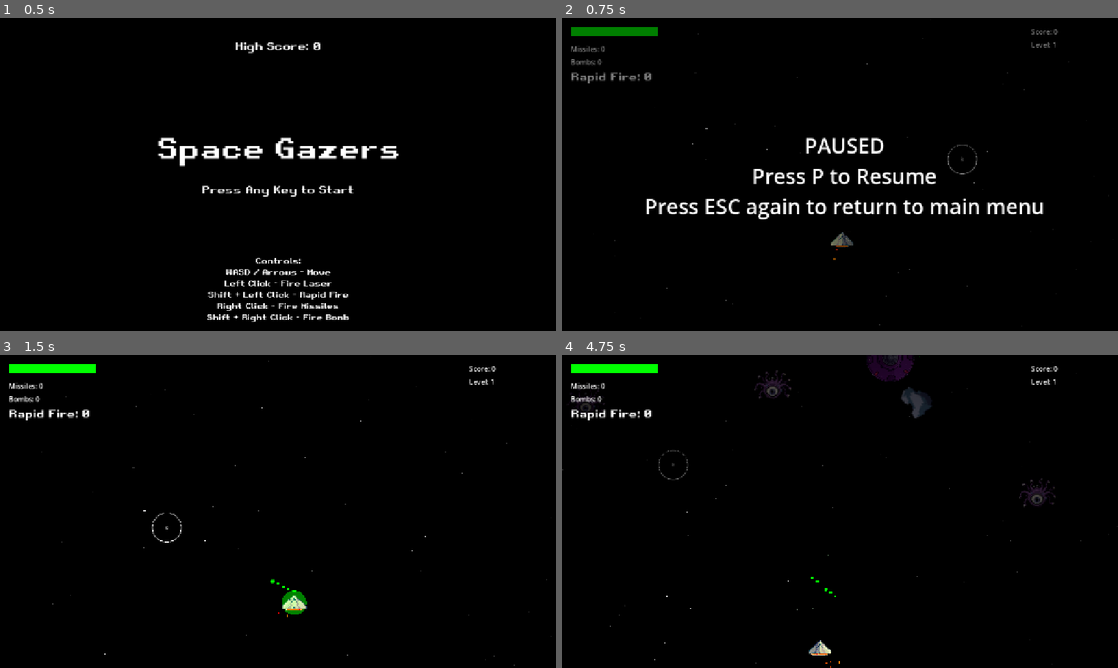
Above: before the commit, frames 1-4 (two rows, left to right).
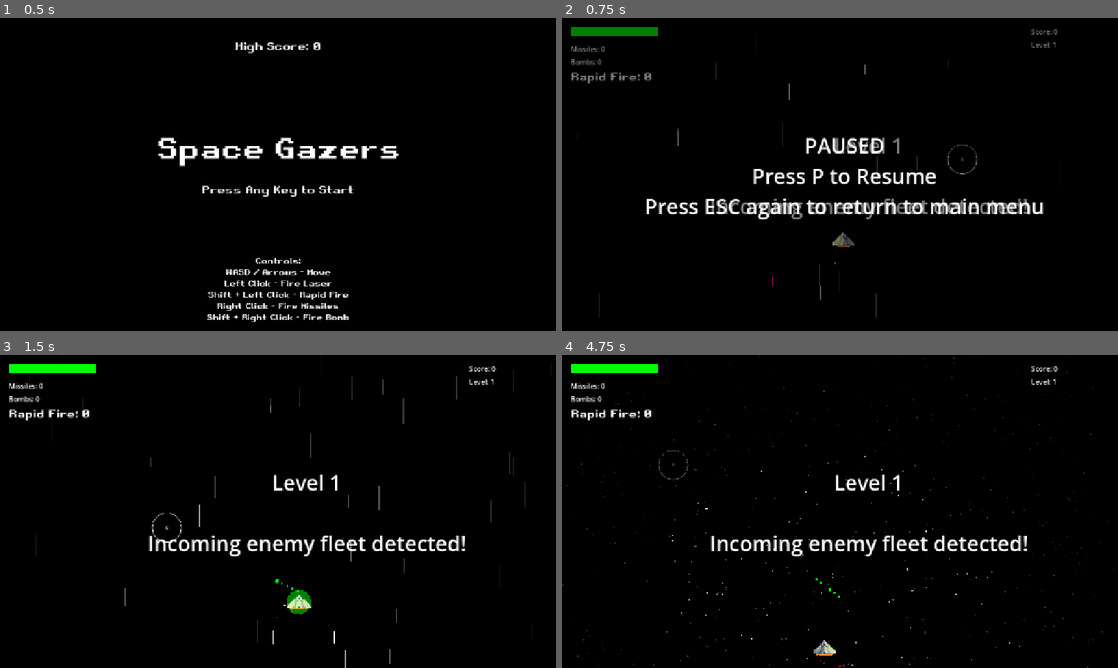
Above: after the commit, the same moments.

Repository: michaeldolearyjr/space-gazers
Game: Godot game, scene res://main_menu.tscn
The game is run twice, just before and just after one commit, with the same random seed, the same clock (stepped at 60 frames per second) and the same inputs. Sound files missing from this copy of the repository are replaced by a short silence.
Inputs (mouse positions are in pixels of both pictures, inside the frame that each line leads up to):
- Up to frame 1 (0.5 s): no input
- Up to frame 2 (0.75 s): tap Enter at 0.5 s; move the mouse to (962, 158) at 0.52 s; hold Right (ui_right) from 0.53 s (still down); tap P at 0.6 s; click (962, 158) at 0.67 s
- Up to frame 3 (1.5 s): tap P at 1.25 s; move the mouse to (166, 527) at 1.27 s; release Right (ui_right) at 1.28 s; hold Down (ui_down) from 1.28 s (still down); tap H at 1.35 s; click (166, 527) at 1.42 s
- Up to frame 4 (4.75 s): move the mouse to (895, 442) at 2.02 s; release Down (ui_down) at 2.03 s; hold Right (ui_right) 2.03-2.78 s; hold Shift 2.03-2.78 s; click (895, 442) at 2.17 s; move the mouse to (812, 574) at 2.77 s; hold Up (ui_up) 2.78-3.53 s; tap P at 2.85, 3.5, 4.25 s; click (812, 574) at 2.92 s; move the mouse to (1006, 558) at 3.52 s; hold Left (ui_left) from 3.53 s (still down); tap H at 3.6 s; click (1006, 558) at 3.67 s; tap Escape (ui_cancel) at 4.15 s; move the mouse to (673, 464) at 4.27 s; tap Shift at 4.35 s; click (673, 464) at 4.42 s

Frame 1 is identical in both runs. In frame 2, 1.3% of the frame differs, in the area x 2-96%, y 4-99%; in frame 3, 2.2%; in frame 4, 3.2%, in the area x 0-99%, y 0-100%.

Commit message:
hyperspace startup

Diff:
--- a/gameplay.gd
+++ b/gameplay.gd
@@ -31,6 +31,9 @@
 
 var is_transitioning: bool = false
 var transition_timer: float = 0.0
+var is_in_hyperspace: bool = false
+var story_ui: Control = null
+var star_systems: Array[CPUParticles2D] = []
 
 var pause_menu: CanvasLayer = null
 
@@ -49,6 +52,8 @@
 
 	var global = get_node_or_null("/root/Global")
 	if global:
+		if global.level == 1 and global.score == 0:
+			_setup_hyperspace()
 		max_enemies_per_level = 15 + (global.level * 10)
 		max_enemy_ships_per_level = global.level * 1
 
@@ -117,7 +122,7 @@
 
 	for i in range(3):
 		var stars = CPUParticles2D.new()
-		stars.amount = 20 * (i + 1)
+		stars.amount = 200 * (i + 1)
 		stars.emission_shape = CPUParticles2D.EMISSION_SHAPE_RECTANGLE
 		var vp_size = get_viewport_rect().size
 		stars.emission_rect_extents = Vector2(vp_size.x / 2.0, 0)
@@ -143,6 +148,90 @@
 		stars.color_initial_ramp = grad
 
 		add_child(stars)
+		star_systems.append(stars)
+
+func _setup_hyperspace():
+	is_in_hyperspace = true
+
+	if is_instance_valid(player):
+		player.set_physics_process(false)
+
+	story_ui = Control.new()
+	story_ui.set_anchors_preset(Control.PRESET_FULL_RECT)
+	$UI.add_child(story_ui)
+
+	var dim = ColorRect.new()
+	dim.color = Color(0, 0, 0, 0.6)
+	dim.set_anchors_preset(Control.PRESET_FULL_RECT)
+	story_ui.add_child(dim)
+
+	var text_label = Label.new()
+	var font = load("res://assets/RetroGaming.ttf")
+	if font:
+		text_label.add_theme_font_override("font", font)
+	text_label.add_theme_font_size_override("font_size", 24)
+	text_label.text = "The earth was destroyed by the gazers, you have nothing left to lose...\n\nFly your lone spaceship into deep space to take out as many of those alien bastards as you can.\n\nGood luck."
+	text_label.horizontal_alignment = HORIZONTAL_ALIGNMENT_CENTER
+	text_label.vertical_alignment = VERTICAL_ALIGNMENT_CENTER
+	text_label.autowrap_mode = TextServer.AUTOWRAP_WORD_SMART
+	var vp = get_viewport_rect().size
+	text_label.position = Vector2(vp.x / 2.0 - 400, vp.y / 2.0 - 200)
+	text_label.size = Vector2(800, 400)
+	story_ui.add_child(text_label)
+
+	var press_key_label = Label.new()
+	if font:
+		press_key_label.add_theme_font_override("font", font)
+	press_key_label.add_theme_font_size_override("font_size", 18)
+	press_key_label.text = "Press Any Key to Continue"
+	press_key_label.horizontal_alignment = HORIZONTAL_ALIGNMENT_CENTER
+	press_key_label.position = Vector2(vp.x / 2.0 - 200, vp.y - 100)
+	press_key_label.size = Vector2(400, 30)
+	story_ui.add_child(press_key_label)
+
+	var img = Image.create(1, 20, false, Image.FORMAT_RGBA8)
+	img.fill(Color.WHITE)
+	var strip_tex = ImageTexture.create_from_image(img)
+
+	for stars in star_systems:
+		stars.texture = strip_tex
+		stars.scale.y = 40.0
+
+		var grad = Gradient.new()
+		var colors = [Color.CYAN, Color.MAGENTA, Color.YELLOW, Color.GREEN, Color.RED, Color.BLUE]
+		grad.add_point(0.0, colors[randi() % colors.size()] * 1.5)
+		grad.add_point(0.5, colors[randi() % colors.size()] * 1.5)
+		grad.add_point(1.0, Color.WHITE * 2.0)
+		stars.color_initial_ramp = grad
+
+func _drop_out_of_hyperspace():
+	is_in_hyperspace = false
+	var global = get_node_or_null("/root/Global")
+	_start_level_transition(global.level if global else 1)
+	if is_instance_valid(player):
+		player.set_physics_process(true)
+
+	if is_instance_valid(story_ui):
+		story_ui.queue_free()
+
+	var tween = create_tween()
+	tween.set_parallel(true)
+
+	for i in range(star_systems.size()):
+		var stars = star_systems[i]
+
+		tween.tween_property(stars, "scale", Vector2(1, 1), 1.0).set_trans(Tween.TRANS_QUART).set_ease(Tween.EASE_OUT)
+
+		var grad = Gradient.new()
+		grad.add_point(0.0, Color(0.1, 0.1, 0.1))
+		grad.add_point(0.5, Color(0.4, 0.4, 0.4))
+		grad.add_point(0.9, Color(0.7, 0.7, 0.7))
+		grad.add_point(1.0, Color(1.2, 1.2, 1.0))
+		stars.color_initial_ramp = grad
+
+	await tween.finished
+	for stars in star_systems:
+		stars.texture = null
 
 func _setup_pause_menu():
 	pause_menu = CanvasLayer.new()
@@ -170,6 +259,11 @@
 	pause_menu.hide()
 
 func _input(event: InputEvent) -> void:
+	if is_in_hyperspace:
+		if (event is InputEventKey and event.pressed) or (event is InputEventMouseButton and event.pressed):
+			_drop_out_of_hyperspace()
+		return
+
 	if event.is_action_pressed("ui_cancel") or (event is InputEventKey and event.pressed and event.keycode == KEY_P):
 		var tree = get_tree()
 		tree.paused = !tree.paused
@@ -251,6 +345,9 @@
 	timer.timeout.connect(particles.queue_free)
 	particles.add_child(timer)
 func _process(delta: float) -> void:
+	if is_in_hyperspace:
+		return
+
 	if is_transitioning:
 		transition_timer -= delta
 		if transition_timer <= 0.0:
--- a/main_menu.gd
+++ b/main_menu.gd
@@ -7,6 +7,6 @@
 
 func _input(event: InputEvent) -> void:
 	if event is InputEventKey and event.pressed:
-		get_tree().change_scene_to_file("res://story_screen.tscn")
+		get_tree().change_scene_to_file("res://gameplay.tscn")
 	elif event is InputEventMouseButton and event.pressed:
-		get_tree().change_scene_to_file("res://story_screen.tscn")
+		get_tree().change_scene_to_file("res://gameplay.tscn")
--- a/project.godot
+++ b/project.godot
@@ -13,12 +13,12 @@
 config/name="Space Gazers"
 run/main_scene="res://main_menu.tscn"
 
+config/features=PackedStringArray("4.6", "Forward Plus")
+config/icon="res://icon.svg"
+
 [autoload]
 
 Global="*res://global.gd"
-
-config/features=PackedStringArray("4.6", "Forward Plus")
-config/icon="res://icon.svg"
 
 [display]
 
